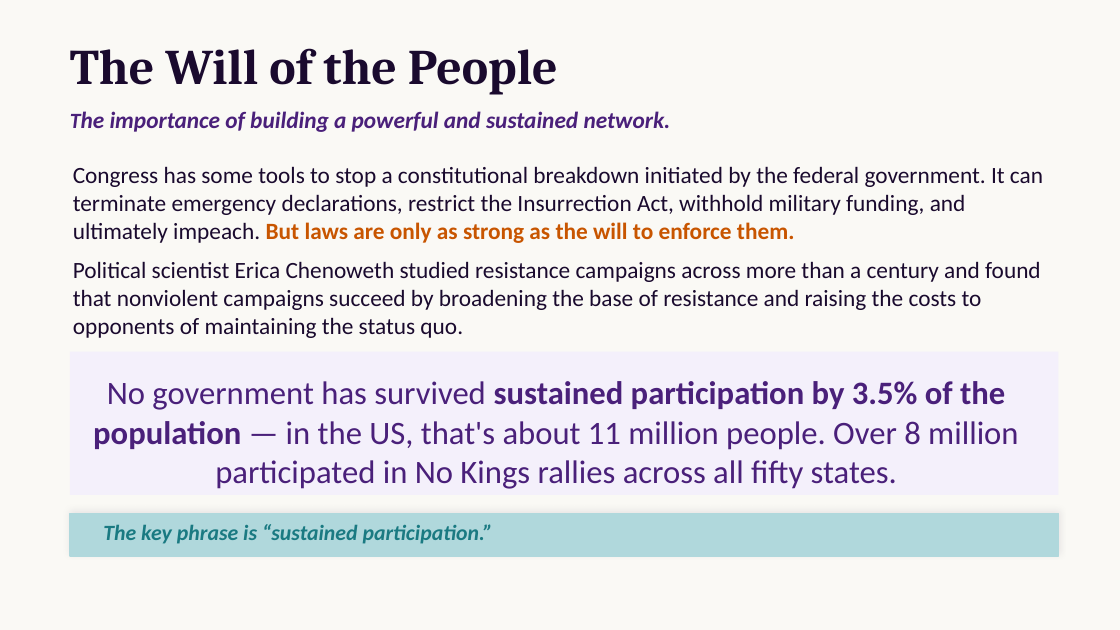
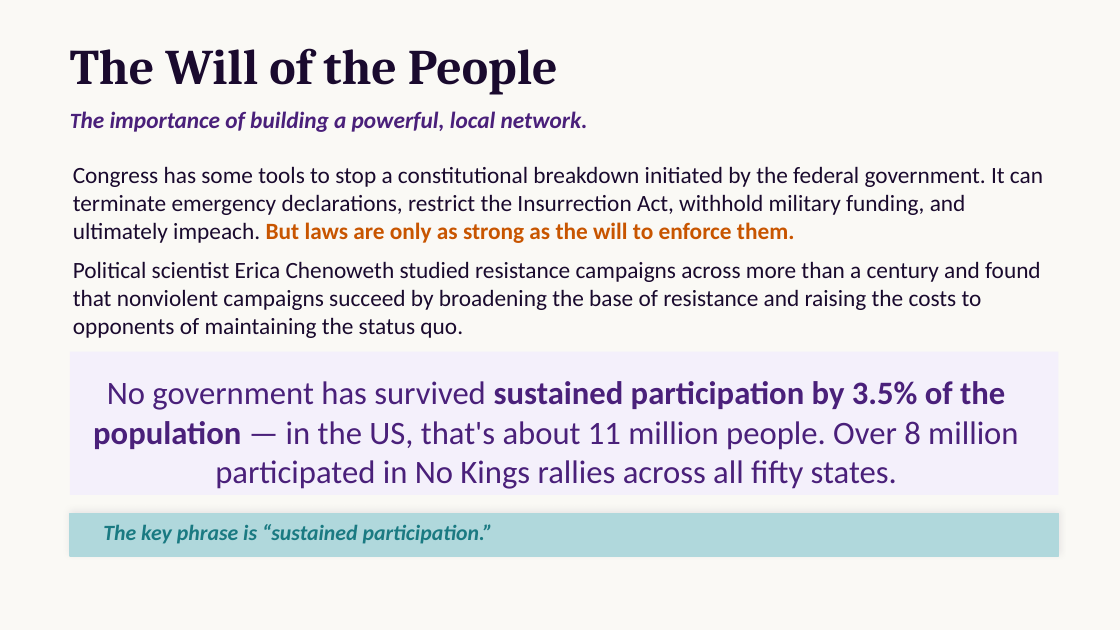
Before and after one commit to annabelspark/showup, a slide deck: slide 4 of ShowUp2Defend_406.pptx (slide 3 before the commit). Drawn at 1120x630 pixels with LibreOffice and Linux fonts; fonts in the diff are those of the drawing. Boxes give left, top, right and bottom in pixels: in the first picture for what was removed or moved away, otherwise in the second. Text is boxed around its words. In the diff, an @@ line names an element or a change of style, - is before the commit and + after.

```diff
--- a/ShowUp2Defend_406.pptx
+++ b/ShowUp2Defend_406.pptx
@@ text at bbox=[110, 111, 588, 132]: text changed @@
-The importance of building a powerful and sustained network.
+The importance of building a powerful, local network.
```
Also in this commit, not shown: 7 other slides changed, 1 slide added.
